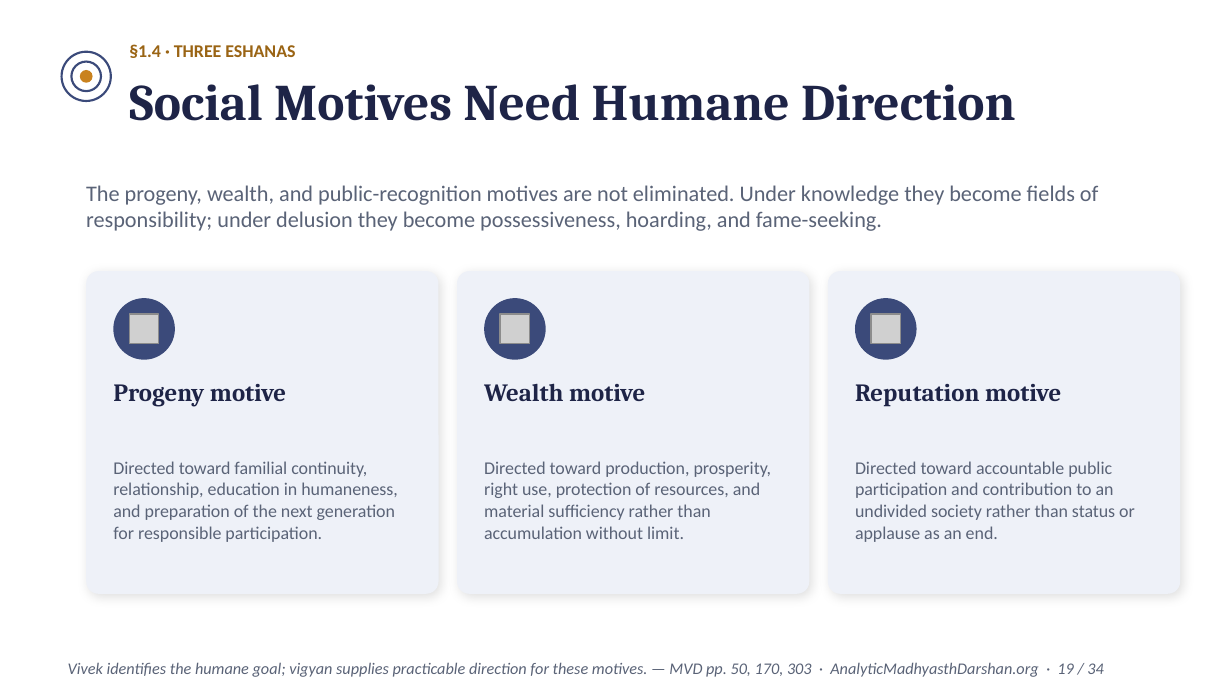
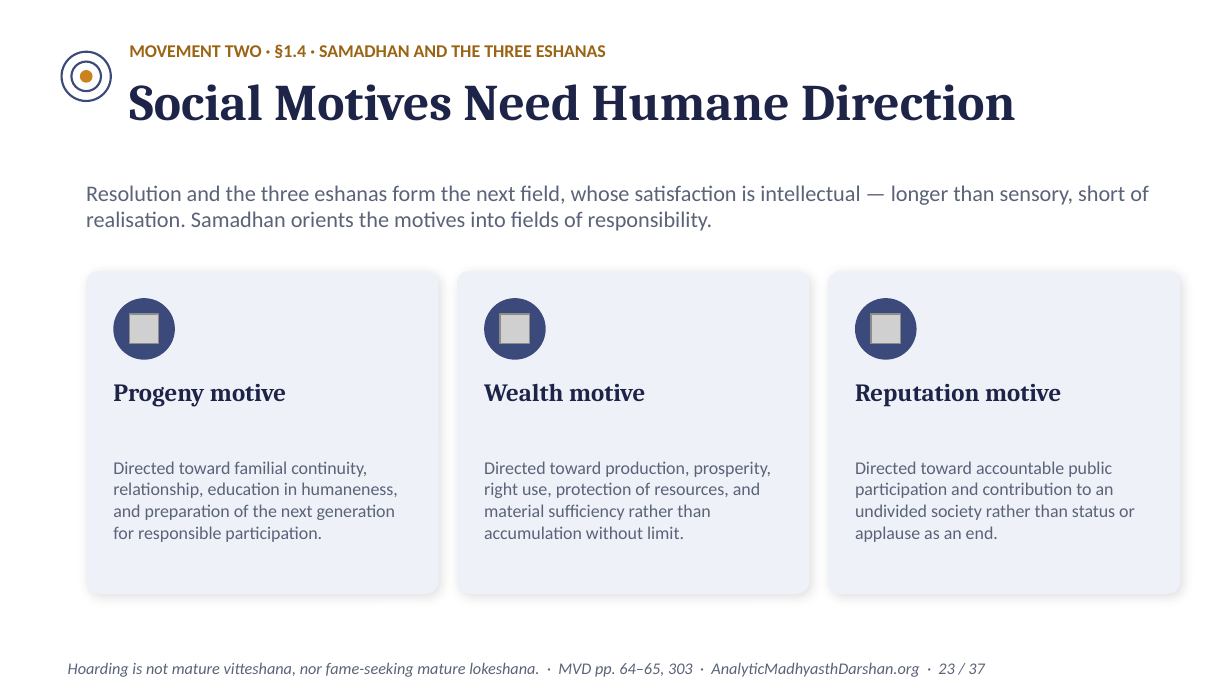
Before and after one commit to raghavamohan/AnalyticMadhyasthDarshan, a slide deck: slide 23 of Studies/The-Epistemology-of-Coexistence/The-Epistemology-of-Coexistence-Madhyasth-Darshan.pptx (slide 19 before the commit). Drawn at 1232x693 pixels with LibreOffice and Linux fonts; fonts in the diff are those of the drawing; grey boxes stand for pictures. Boxes give left, top, right and bottom in pixels: in the first picture for what was removed or moved away, otherwise in the second. Text is boxed around its words. In the diff, an @@ line names an element or a change of style, - is before the commit and + after.

```diff
--- a/Studies/The-Epistemology-of-Coexistence/The-Epistemology-of-Coexistence-Madhyasth-Darshan.pptx
+++ b/Studies/The-Epistemology-of-Coexistence/The-Epistemology-of-Coexistence-Madhyasth-Darshan.pptx
@@ text at bbox=[129, 44, 606, 58]: text changed @@
-§1.4 · THREE ESHANAS
+MOVEMENT TWO · §1.4 · SAMADHAN AND THE THREE ESHANAS
@@ text at bbox=[86, 185, 1148, 231]: text changed @@
-The progeny, wealth, and public-recognition motives are not eliminated. Under knowledge they become fields of responsibility; under delusion they become possessiveness, hoarding, and fame-seeking.
+Resolution and the three eshanas form the next field, whose satisfaction is intellectual — longer than sensory, short of realisation. Samadhan orients the motives into fields of responsibility.
@@ text at bbox=[68, 662, 984, 677]: text changed @@
-Vivek identifies the humane goal; vigyan supplies practicable direction for these motives. — MVD pp. 50, 170, 303 · AnalyticMadhyasthDarshan.org · 19 / 34
+Hoarding is not mature vitteshana, nor fame-seeking mature lokeshana. · MVD pp. 64–65, 303 · AnalyticMadhyasthDarshan.org · 23 / 37
```
Also in this commit, not shown: 31 other slides changed, 5 slides added, 2 slides removed.
